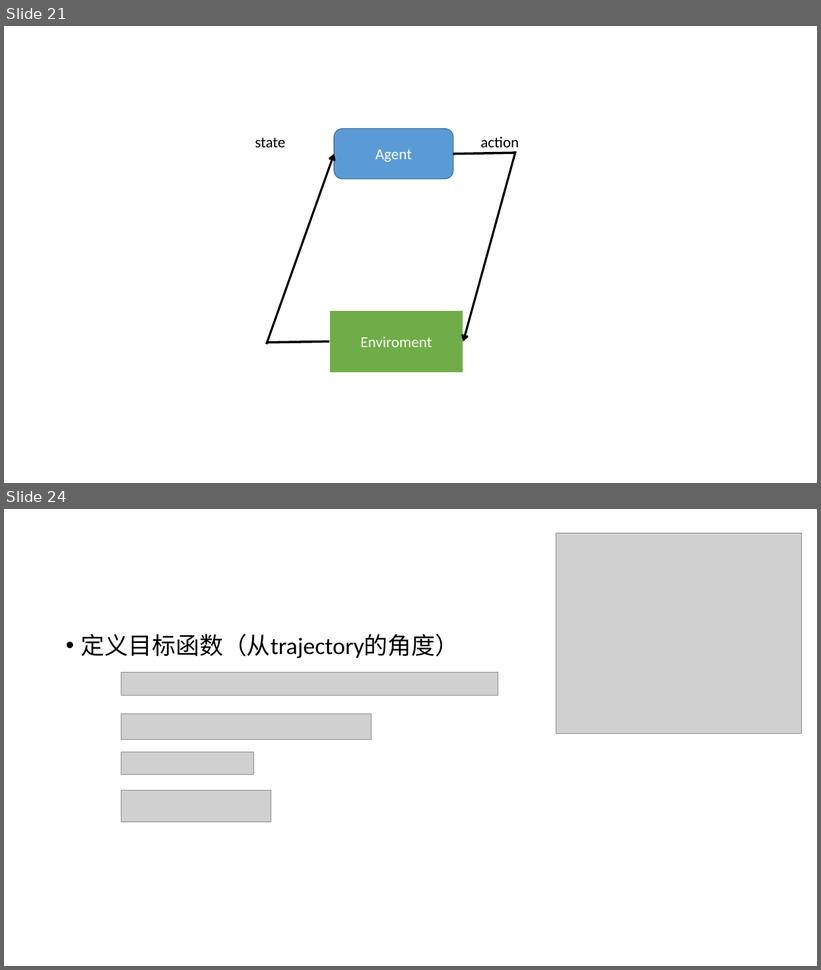
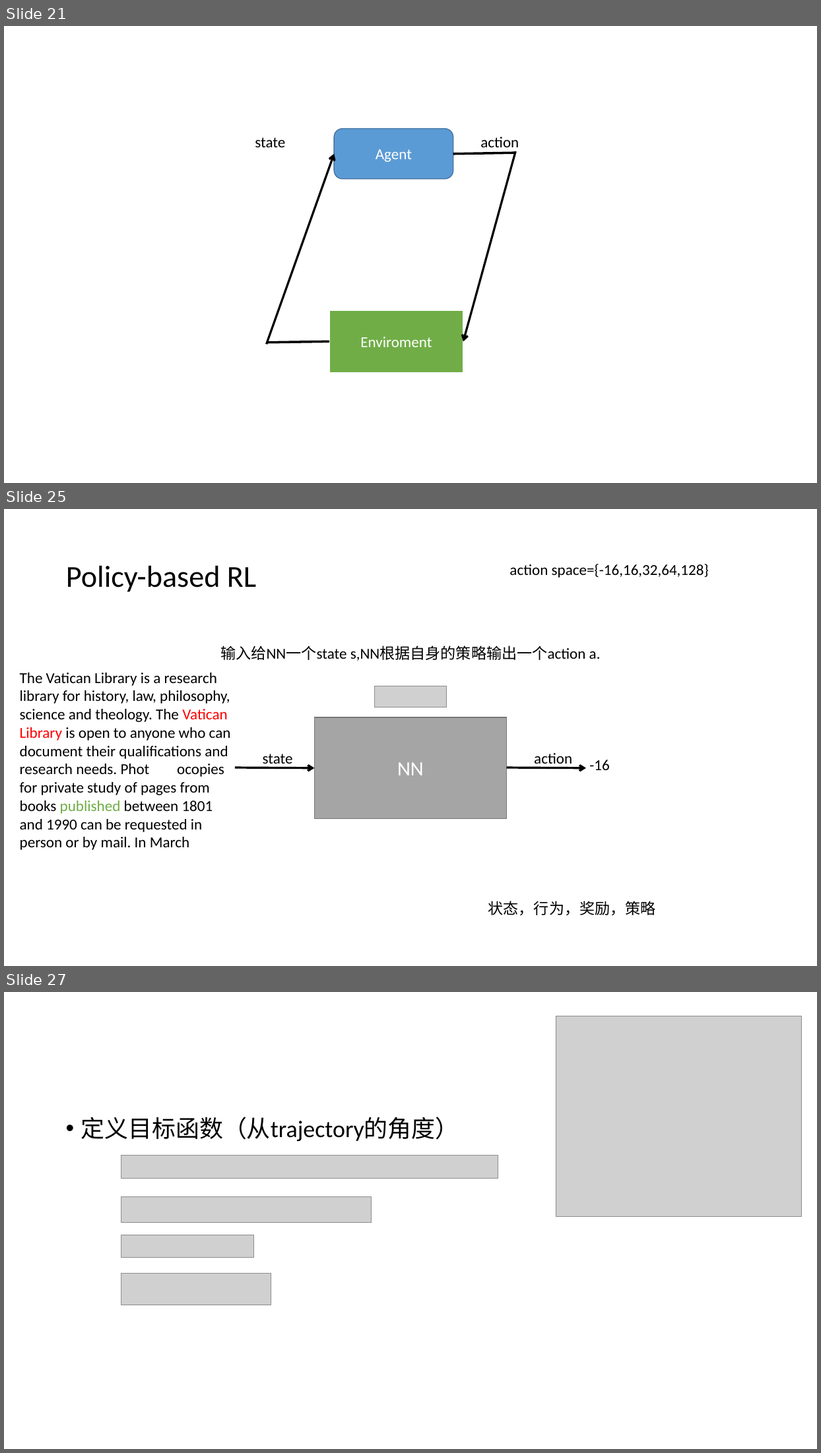
Before and after one commit to xhsun1997/rumor_project, a slide deck: 新建 PPT 演示文稿.ppt. Shown one above the other, each under a label of ours: slides 21 and 24 before the commit, slides 21, 25 and 27 after it; the slides between them are not shown. The pictures are 821x970 and 821x1453 pixels, drawn with LibreOffice and Linux fonts; fonts in the diff are those of the drawing; grey boxes stand for pictures. Boxes give left, top, right and bottom in pixels: in the first picture for what was removed or moved away, otherwise in the second. Text is boxed around its words. In the diff, an @@ line names an element or a change of style, - is before the commit and + after.

```diff
--- a/新建 PPT 演示文稿.ppt
+++ b/新建 PPT 演示文稿.ppt
@@ slide 25 added at [4, 509, 817, 966], background #FFFFFF @@
@@ title added at [66, 566, 256, 592], 36 pt, text #000000 @@
+Policy-based RL
@@ text added at [510, 564, 709, 578], 18 pt, text #000000 @@
+action space={-16,16,32,64,128}
@@ text added at [220, 646, 601, 661], 18 pt, text #000000 @@
+输入给NN一个state s,NN根据自身的策略输出一个action a.
@@ text added at [20, 673, 231, 850], 18 pt, text #000000 @@
+The Vatican Library is a research library for history, law, philosophy, science and theology. The Vatican Library is open to anyone who can document their qualifications and research needs. Phot ocopies for private study of pages from books published between 1801 and 1990 can be requested in person or by mail. In March
@@ picture added at [374, 687, 446, 707] @@
@@ rectangle added at [314, 718, 506, 819], fill #A5A5A5, outline #787878 0.99 pt, 24 pt, text #FFFFFF @@
+NN
@@ text added at [263, 754, 293, 768], 18 pt, text #000000 @@
+state
@@ text added at [534, 753, 572, 768], 18 pt, text #000000 @@
+action
@@ text added at [589, 760, 609, 770], 18 pt, text #000000 @@
+-16
@@ arrow added from (235, 768) to (314, 768), #000000 2.49 pt @@
@@ arrow added from (506, 768) to (586, 768), #000000 2.49 pt @@
@@ text added at [488, 901, 656, 916], 18 pt, text #000000 @@
+状态，行为，奖励，策略
@@ what was slide 24 is now slide 27 @@
```
Also in this commit, not shown: 22 slides changed, 13 other slides added, 4 slides removed.
